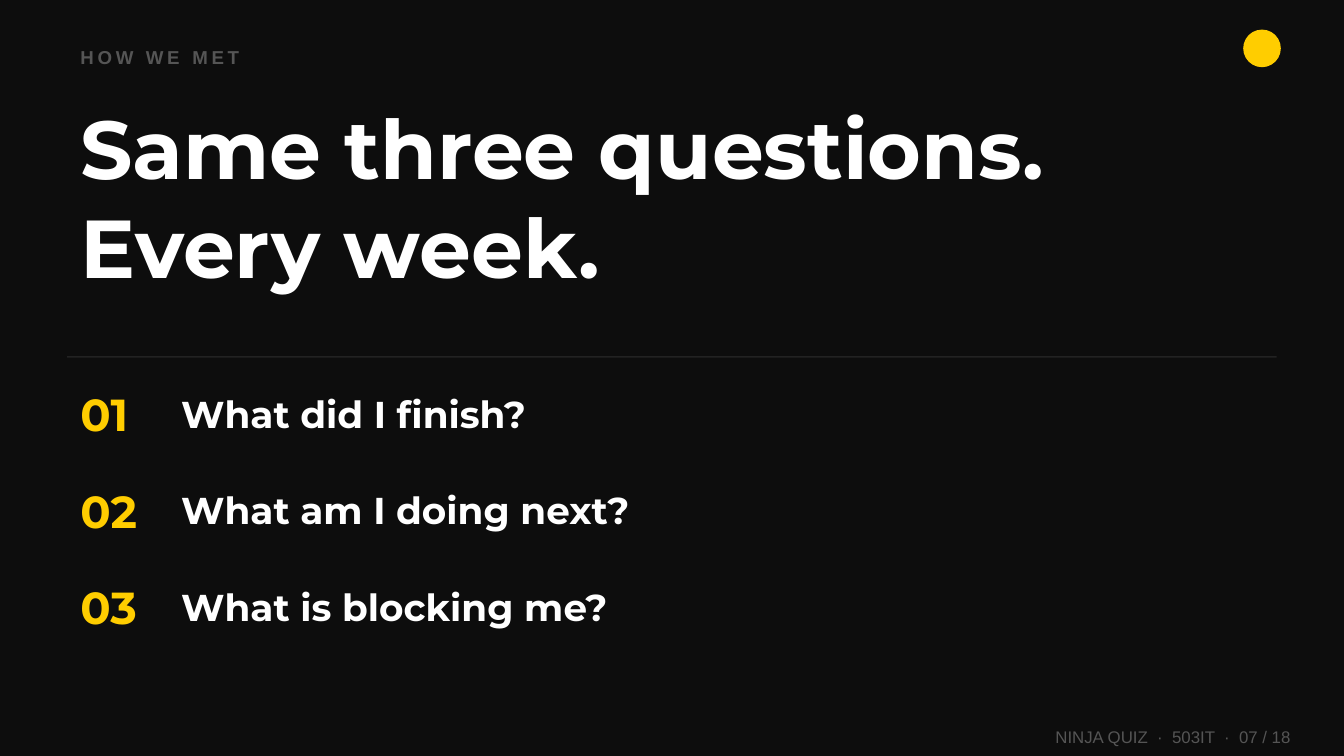
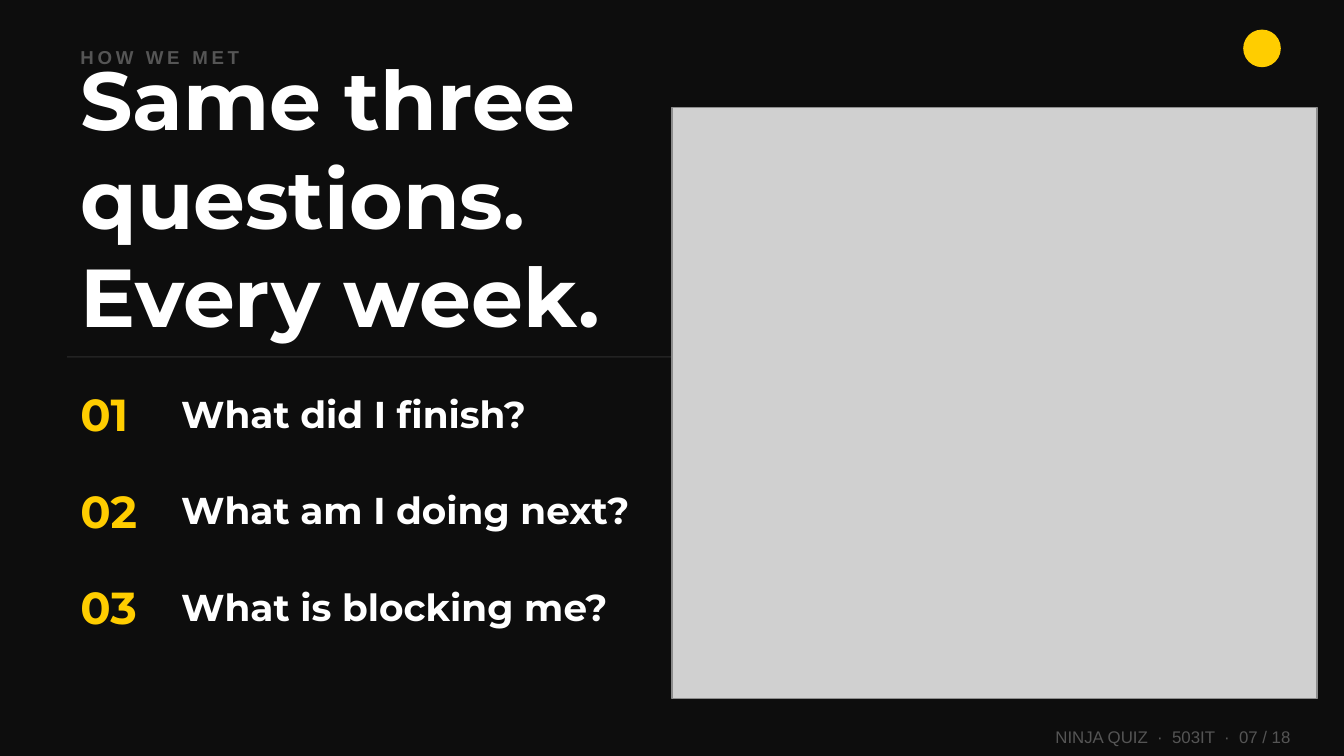
Before and after one commit to wlaa41/CoventryUniversity_503IT_Originals, a slide deck: slide 8 of NinjaQuiz-Presentation.pptx (slide 7 before the commit). Drawn at 1344x756 pixels with LibreOffice and Linux fonts; fonts in the diff are those of the drawing; grey boxes stand for pictures. Boxes give left, top, right and bottom in pixels: in the first picture for what was removed or moved away, otherwise in the second. Text is boxed around its words. In the diff, an @@ line names an element or a change of style, - is before the commit and + after.

Commit message:
Update presentation: Belbin roles, evidence images, agenda + sprint outcomes + prof dev slides

```diff
--- a/NinjaQuiz-Presentation.pptx
+++ b/NinjaQuiz-Presentation.pptx
@@ text "Same three questions." rewrapped from [80,114,1044,295] to [80,51,600,344] @@
@@ picture added at [672,108,1317,699] @@
```
Also in this commit, not shown: 3 other slides changed, 3 slides added, 1 other file.
